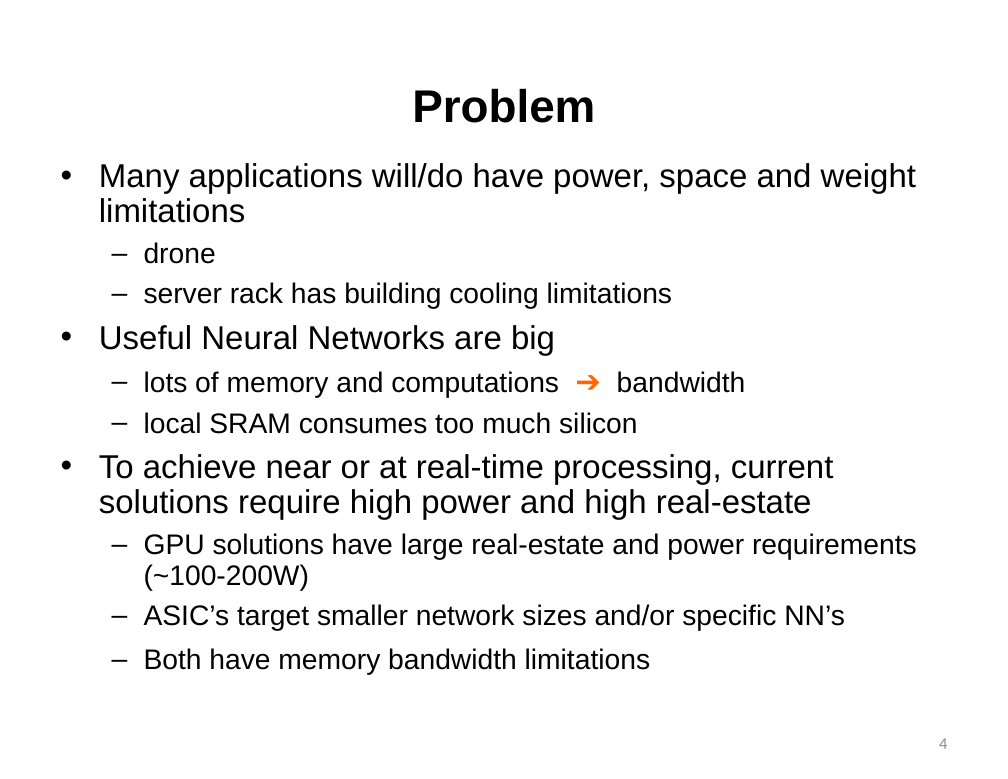
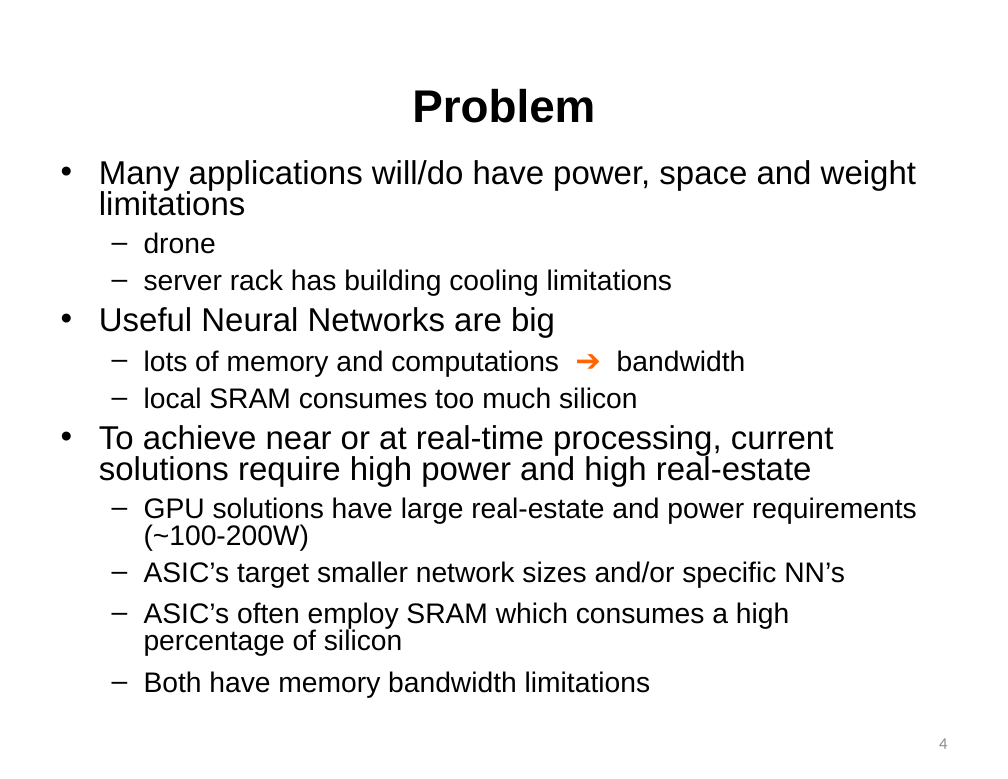
Before and after one commit to lbbaker5900/ece-cortical-MainResearch, a slide deck: slide 4 of 3DSystem/DOC/Status.pptx. Drawn at 1008x779 pixels with LibreOffice and Linux fonts; fonts in the diff are those of the drawing; background and template pictures are left out. Boxes give left, top, right and bottom in pixels: in the first picture for what was removed or moved away, otherwise in the second. Text is boxed around its words. In the diff, an @@ line names an element or a change of style, - is before the commit and + after.

```diff
--- a/3DSystem/DOC/Status.pptx
+++ b/3DSystem/DOC/Status.pptx
@@ text at [99,160,917,697]: line spacing 0.9 to 0.8 @@
@@ text at [144,602,789,656]: paragraph added @@
+  – ASIC’s often employ SRAM which consumes a high percentage of silicon
```
Also in this commit, not shown: 6 other slides changed, 2 slides added, 5 slides removed, 5 other files.
